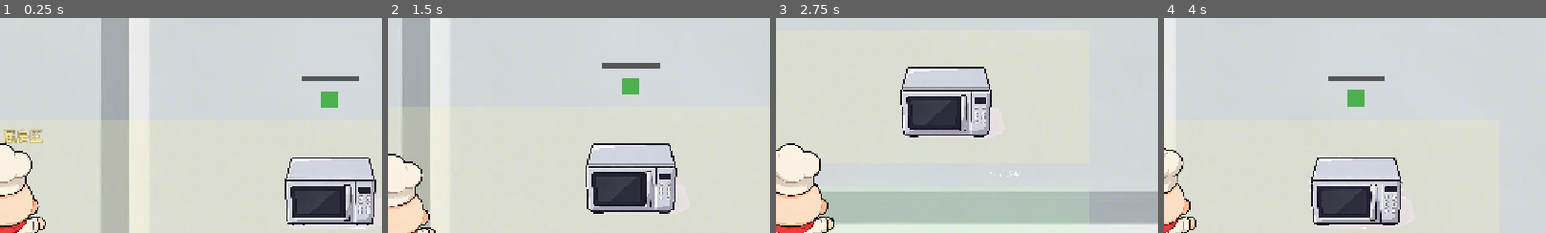
Above: before the commit, frames 1-4 (left to right).
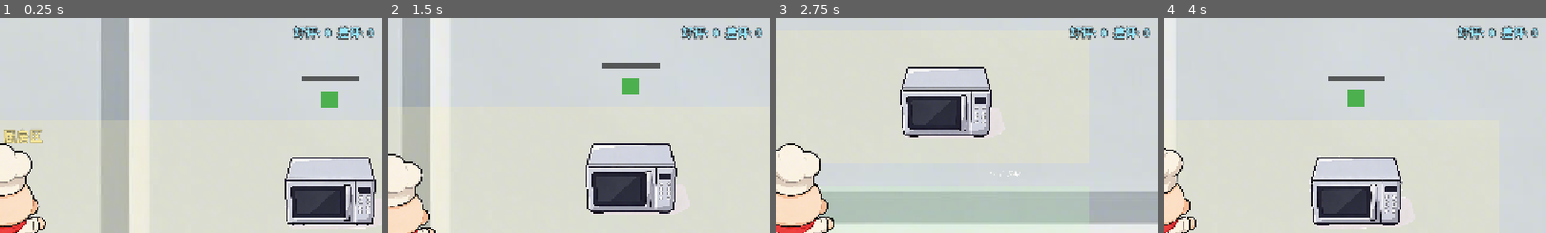
Above: after the commit, the same moments.

Repository: 408Survivor/order_rush
Game: Godot game, scene res://scenes/MainScene.tscn
Two runs of this game, one before a commit and one after it. Both use one fixed random seed, a clock stepped at 60 frames per second and the inputs below.
Inputs:
- Up to frame 1 (0.25 s): no input
- Up to frame 2 (1.5 s): tap Enter at 0.5 s; hold D (move_right) 0.53-1.28 s; hold Space (interact) 0.53-1.28 s; hold S (move_down) from 1.28 s (still down); tap Space (interact) at 1.35 s
- Up to frame 3 (2.75 s): release S (move_down) at 2.03 s; hold D (move_right) from 2.03 s (still down); hold Space (interact) from 2.03 s (still down)
- Up to frame 4 (4 s): release D (move_right) at 2.78 s; release Space (interact) at 2.78 s; hold W (move_up) 2.78-3.53 s; tap Space (interact) at 2.85 s; hold A (move_left) from 3.53 s (still down); hold Space (interact) from 3.53 s (still down)
The pictures show only the part of the screen within x 50-100%, y 7-57%; the shares and areas given below are measured in that part.

The runs differ from the first frame. In frame 1, 0.9% of the frame differs, in the area x 76-98%, y 3-11%; in frame 2, 0.9%; in frame 3, 0.9%; in frame 4, 0.9%.

Commit message:
feat: P2 订单系统——订单队列/耐心值/完成超时差评 (#20)

Diff:
--- a/scenes/MainScene.tscn
+++ b/scenes/MainScene.tscn
@@ -135,3 +135,20 @@
 theme_override_font_sizes/font_size = 28
 text = "营业额: 0"
 horizontal_alignment = 2
+
+[node name="ReviewLabel" type="Label" parent="RevenueHUD"]
+anchor_left = 1.0
+anchor_top = 0.0
+anchor_right = 1.0
+anchor_bottom = 0.0
+offset_left = -300.0
+offset_top = 56.0
+offset_right = -16.0
+offset_bottom = 90.0
+grow_horizontal = 0
+theme_override_colors/font_color = Color(0.6, 0.9, 1, 1)
+theme_override_colors/font_outline_color = Color(0, 0, 0, 0.8)
+theme_override_constants/outline_size = 5
+theme_override_font_sizes/font_size = 20
+text = "好评: 0  差评: 0"
+horizontal_alignment = 2
--- a/scripts/autoload/GameStateManager.gd
+++ b/scripts/autoload/GameStateManager.gd
@@ -1,7 +1,8 @@
 ## 文件: scripts/autoload/GameStateManager.gd
-## 职责: 全局游戏状态管理，Phase 1 维护订单状态与营业额
+## 职责: 全局游戏状态管理，P2 维护订单队列（多单）、耐心值、评分与营业额
 ## 依赖: 无
 ## 注意: 后续阶段会扩展为包含经济、天数、角色等状态；@tool 使编辑器进程（冒烟测试）可访问
+## P2: 耐心倒计时由本管理器驱动（tick_patience），编辑器进程拦截自动 tick（冒烟测试手动推进）
 
 @tool
 extends Node
@@ -9,14 +10,22 @@
 # ==================== 信号 ====================
 ## 当订单状态变化时发出（供UI和调试面板监听）
 signal order_state_changed(order_id: int, new_state: int)
-## 订单完成结算时发出（P1 交付成功即结算）
+## 订单完成结算时发出（交付成功即结算）
 signal order_completed(order_id: int, revenue: int)
+## 订单超时失败时发出（P2 新增，供 CustomerManager 让顾客离店）
+signal order_failed(order_id: int)
 ## 营业额变化时发出（供 HUD 更新）
 signal revenue_changed(total: int)
+## 好评/差评数变化时发出（P2 评分，供 HUD 更新）
+signal reviews_changed(good: int, bad: int)
 
 # ==================== 常量 ====================
-const MAX_CONCURRENT_ORDERS := 1  # Phase 1 只支持1单
-const DISH_PRICE := 20            ## 宫保鸡丁单价（P1 固定价）
+const MAX_CONCURRENT_ORDERS := 3  # P2: 最多同时 3 单（与 max_queue=3 对齐）
+const DISH_PRICE := 20            ## 宫保鸡丁单价（P2 固定价）
+## 菜品类型 → 显示名映射（头顶订单标记/HUD 用；P7 多菜品时扩展）
+const DISH_NAMES := {
+	"kungpao": "宫保鸡丁",
+}
 
 # ==================== 枚举 ====================
 enum OrderState {
@@ -30,17 +39,25 @@
 
 # ==================== 状态变量 ====================
 ## 当前活跃订单列表
-## 结构: [{ id: int, state: OrderState, customer_id: int, dish_type: String }]
+## 结构: [{ id: int, state: OrderState, customer_id: int, dish_type: String,
+##         patience_left: float, patience_total: float }]
 var active_orders: Array[Dictionary] = []
 
-## 累计营业额（P1 交付成功累加）
+## 累计营业额（交付成功累加）
 var revenue := 0
 
+## 好评数（订单完成 +1）与差评数（订单超时 +1），P2 评分
+var good_reviews := 0
+var bad_reviews := 0
+
+## 订单耐心时长（秒），运行时可调（调试/测试用）
+var patience_time := 30.0
+
 var _next_order_id := 1
 
 # ==================== 订单管理 ====================
 
-## 生成一个新订单
+## 生成一个新订单（P2: 自动附带耐心倒计时）
 ## 输入: customer_id (int), dish_type (String)
 ## 输出: int (order_id)
 ## 副作用: 添加订单到 active_orders，发出 order_state_changed
@@ -57,12 +74,14 @@
 		"state": OrderState.PENDING,
 		"customer_id": customer_id,
 		"dish_type": dish_type,
+		"patience_left": patience_time,
+		"patience_total": patience_time,
 		"created_at": Time.get_time_dict_from_system()
 	}
 	active_orders.append(order)
 	order_state_changed.emit(order_id, OrderState.PENDING)
 
-	print_rich("[color=green]Order %d created: %s[/color]" % [order_id, dish_type])
+	print_rich("[color=green]Order %d created: %s (patience %.1fs)[/color]" % [order_id, dish_type, patience_time])
 	return order_id
 
 
@@ -114,22 +133,73 @@
 func get_active_order_count() -> int:
 	return active_orders.size()
 
-
-## 订单交付成功：计入营业额并发出 order_completed（P1 结算入口）
+## 菜品类型 → 显示名（未知类型回退为类型 id，防御）
+func get_dish_display_name(dish_type: String) -> String:
+	return DISH_NAMES.get(dish_type, dish_type)
+
+
+## 订单交付成功：计入营业额与好评并发出 order_completed（结算入口）
 ## 输入: order_id (int)
 ## 输出: bool（是否成功结算）
-## 副作用: revenue 累加，订单移除，发出 order_completed / revenue_changed
+## 副作用: revenue 累加，好评 +1，订单移除，发出 order_completed / revenue_changed / reviews_changed
 func complete_order(order_id: int) -> bool:
 	for i in range(active_orders.size()):
 		if active_orders[i]["id"] == order_id:
 			active_orders.remove_at(i)
 			revenue += DISH_PRICE
+			good_reviews += 1
 			order_completed.emit(order_id, DISH_PRICE)
 			revenue_changed.emit(revenue)
-			print_rich("[color=green]Order %d completed! Revenue: %d (total %d)[/color]" % [order_id, DISH_PRICE, revenue])
+			reviews_changed.emit(good_reviews, bad_reviews)
+			print_rich("[color=green]Order %d completed! Revenue: %d (total %d), good review (+1)[/color]" % [order_id, DISH_PRICE, revenue])
 			return true
 	push_warning("complete_order: order %d not found" % order_id)
 	return false
+
+## 订单超时失败：差评 +1，订单移除（P2 超时/差评入口）
+## 输入: order_id (int)
+## 输出: bool（是否成功标记失败）
+## 副作用: 差评 +1，订单移除，发出 order_failed / reviews_changed
+func fail_order(order_id: int) -> bool:
+	for i in range(active_orders.size()):
+		if active_orders[i]["id"] == order_id:
+			active_orders.remove_at(i)
+			bad_reviews += 1
+			order_failed.emit(order_id)
+			reviews_changed.emit(good_reviews, bad_reviews)
+			print_rich("[color=red]Order %d failed (patience expired)! Bad review (+1)[/color]" % order_id)
+			return true
+	push_warning("fail_order: order %d not found" % order_id)
+	return false
+
+# ==================== 耐心值（P2） ====================
+
+## 每帧推进所有活跃订单的耐心倒计时（运行模式由 _process 调用，测试手动调用）
+## 输入: delta (float) 秒
+## 输出: int（本次超时的订单数）
+## 副作用: 超时订单被 fail_order
+## 注意: 在 _process 中调用（帧序晚于 _input 的交付栈），交付/超时不会同帧竞态；
+##       若将来交互逻辑挪到 _physics_process，需重新评估时序
+func tick_patience(delta: float) -> int:
+	var failed := 0
+	# 倒序遍历，避免 fail_order 移除元素影响索引
+	for i in range(active_orders.size() - 1, -1, -1):
+		var order := active_orders[i]
+		# 防御：SERVED/COMPLETED 为未来订单状态机的预留（当前完成/失败直接移除订单，
+		# 活跃订单的 state 实际始终为 PENDING）
+		if order["state"] == OrderState.SERVED or order["state"] == OrderState.COMPLETED:
+			continue
+		order["patience_left"] = maxf(order["patience_left"] - delta, 0.0)
+		if order["patience_left"] <= 0.0:
+			if fail_order(order["id"]):
+				failed += 1
+	return failed
+
+func _process(delta: float) -> void:
+	# @tool：编辑器进程（冒烟测试）不自动推进耐心，测试手动 tick_patience 控制时序
+	if Engine.is_editor_hint():
+		return
+	tick_patience(delta)
 
 
 # ==================== 调试辅助 ====================
--- a/scripts/entities/customer.gd
+++ b/scripts/entities/customer.gd
@@ -39,6 +39,9 @@
 
 var _leaving := false
 
+## 上次应用的耐心颜色（避免每帧 add_theme_color_override 分配开销）
+var _last_label_color := Color(-1, -1, -1, -1)
+
 # ==================== 生命周期 ====================
 
 func _ready() -> void:
@@ -58,13 +61,17 @@
 
 	if Engine.is_editor_hint():
 		# @tool：编辑器进程 PhysicsServer 不步进，move_and_slide 碰撞状态陈旧会传送；
-		# 冒烟测试环境直接朝目标位移（不重叠由槽位间距 220 > 碰撞直径 200 保证，
+		# 冒烟测试环境直接朝目标位移（不重叠由槽位间距 150 > 碰撞直径 130 保证，
 		# 物理碰撞留给运行模式兜底）
 		global_position = global_position.move_toward(queue_slot, move_speed * delta)
 		return
 
 	velocity = to_target.normalized() * move_speed
 	move_and_slide()
+
+func _process(_delta: float) -> void:
+	# 每帧刷新头顶订单显示（菜品 + 耐心剩余秒数 + 颜色），无副作用
+	_update_order_display()
 
 # ==================== 状态管理 ====================
 
@@ -83,13 +90,18 @@
 func is_waiting() -> bool:
 	return state == CustomerState.WAITING
 
-## 是否可接收成品菜（有订单且手持为成品菜）
+## 是否可接收成品菜（有订单、菜品匹配且手持为成品菜；P2 校验菜品类型）
 func can_accept_dish(item: Node2D) -> bool:
 	if state != CustomerState.WAITING:
 		return false
 	if order_id == -1:
 		return false
-	return item.is_in_group("dish")
+	if not item.is_in_group("dish"):
+		return false
+	var order := GameStateManager.get_order(order_id)
+	if order.is_empty():
+		return false  # 订单已移除（超时等），不可交付
+	return str(item.get("dish_type")) == str(order["dish_type"])
 
 ## 接收成品菜：物品销毁，状态置 SERVED，发出 served 信号（管理器结算）
 func receive_dish(dish: Node2D) -> void:
@@ -101,13 +113,35 @@
 	print_rich("[color=green]Customer received dish (order #%d)[/color]" % order_id)
 	served.emit(dish)
 
-## 显示订单标记（队首头顶，供玩家识别服务对象）
+## 显示订单标记（头顶，供玩家识别服务对象；文本与耐心倒计时由 _process 每帧刷新）
 func set_order_label(text: String) -> void:
 	order_label.text = text
 	order_label.visible = true
 
 func clear_order_label() -> void:
 	order_label.visible = false
+
+# ==================== 耐心显示（P2） ====================
+
+## 每帧刷新头顶订单显示：菜品名 + 剩余秒数，颜色随耐心（>50% 绿 / >20% 黄 / 否则红）
+func _update_order_display() -> void:
+	if order_id == -1 or not order_label.visible:
+		return
+	var order := GameStateManager.get_order(order_id)
+	if order.is_empty():
+		return  # 订单已移除（如超时后等待离店），保持现状
+	var total: float = order["patience_total"]
+	var left: float = order["patience_left"]
+	var ratio := 1.0 if total <= 0.0 else left / total
+	order_label.text = "%s %ds" % [GameStateManager.get_dish_display_name(str(order["dish_type"])), int(ceil(left))]
+	var color := Color(0.5, 1.0, 0.5)  # >50% 绿
+	if ratio <= 0.5 and ratio > 0.2:
+		color = Color(1.0, 0.9, 0.3)   # ≤50% 黄
+	elif ratio <= 0.2:
+		color = Color(1.0, 0.3, 0.3)   # ≤20% 红
+	if color != _last_label_color:
+		order_label.add_theme_color_override("font_color", color)
+		_last_label_color = color
 
 ## 走向出口并离店（收菜后由管理器调用；离店时禁用碰撞，避免与补位顾客迎面卡住）
 func leave(exit_pos: Vector2) -> void:
--- a/scripts/entities/player_character.gd
+++ b/scripts/entities/player_character.gd
@@ -253,7 +253,7 @@
 				elif target.get("state") == 2:
 					text = ""  # 已服务完的顾客（离店中），无操作提示
 				else:
-					text = "[E] 交付（先服务队首）"
+					text = "[E] 交付（订单不符/无单）"
 			else:
 				text = "料理包需先加热"
 	else:
--- a/scripts/items/finished_dish.gd
+++ b/scripts/items/finished_dish.gd
@@ -1,7 +1,7 @@
 ## 文件: scripts/items/finished_dish.gd
 ## 职责: 成品菜（宫保鸡丁）——微波炉加热产物，可拾取、可交付给顾客
 ## 依赖: 无
-## 注意: 挂在 Area2D 上；交付判定看 is_in_group("dish")
+## 注意: 挂在 Area2D 上；交付判定看 is_in_group("dish")，菜品类型看 dish_type（P2 校验）
 
 @tool
 extends Area2D
@@ -9,6 +9,8 @@
 # ==================== 导出变量 ====================
 ## 显示名称（用于交互提示）
 @export var display_name := "宫保鸡丁"
+## 菜品类型（与订单 dish_type 匹配校验，P2；多菜品阶段扩展为枚举）
+@export var dish_type := "kungpao"
 
 # ==================== 生命周期 ====================
 
--- a/scripts/systems/customer_manager.gd
+++ b/scripts/systems/customer_manager.gd
@@ -42,6 +42,10 @@
 
 	spawn_timer.wait_time = spawn_interval
 	spawn_timer.timeout.connect(_on_spawn_timer_timeout)
+	# P2：订单超时 → 对应顾客离店（防重复连接：脚本重载/编辑器进程会多次 _ready；
+	# 注意：is_connected 防护在多 CustomerManager 实例下仅首个实例订阅，本项目单实例无碍）
+	if not GameStateManager.order_failed.is_connected(_on_order_failed):
+		GameStateManager.order_failed.connect(_on_order_failed)
 	# @tool：编辑器进程（含编辑器内部检查实例化）不启动定时生成，仅测试/运行时手动触发
 	if Engine.is_editor_hint():
 		spawn_timer.stop()
@@ -76,25 +80,26 @@
 
 # ==================== 队列管理 ====================
 
-## 顾客到达槽位后登记入队；队首到达时生成订单
+## 顾客到达槽位后登记入队；每位顾客到达即生成订单（P2 多单并发，不再仅队首）
 func _on_customer_arrived(customer: Node2D) -> void:
 	if customer in queue:
 		return
 	queue.append(customer)
 	print_rich("[color=green]Customer queued: #%d (total %d)[/color]" % [queue.size() - 1, queue.size()])
-	# 队首到达 → 生成订单（P1 仅宫保鸡丁，MAX_CONCURRENT_ORDERS=1）
-	if queue.size() == 1:
-		_create_order_for_front()
+	_create_order_for_customer(customer)
 
-## 为队首顾客生成订单
-func _create_order_for_front() -> void:
-	var front := get_front_customer()
-	if front == null:
+## 为单个顾客生成订单（到达即下单；已有订单则跳过）
+## 注意: 前置条件 max_queue <= MAX_CONCURRENT_ORDERS（当前 3==3），下单失败仅作防御日志
+func _create_order_for_customer(customer: Node2D) -> void:
+	if customer.get("order_id") != -1:
 		return
-	var order_id := GameStateManager.create_order(front.get_instance_id(), "kungpao")
+	var order_id := GameStateManager.create_order(customer.get_instance_id(), "kungpao")
 	if order_id != -1:
-		front.order_id = order_id
-		front.set_order_label("宫保鸡丁")
+		customer.order_id = order_id
+		customer.set_order_label("宫保鸡丁")
+		print_rich("[color=cyan]Order #%d bound to customer %s[/color]" % [order_id, customer.name])
+	else:
+		push_warning("CustomerManager: 下单失败（并发订单已满），顾客 %s 将无单等待" % customer.name)
 
 ## 队首顾客（当前服务对象），空队返回 null
 func get_front_customer() -> Node2D:
@@ -106,27 +111,38 @@
 func get_queue_count() -> int:
 	return queue.size()
 
-## 移除顾客（服务完成/离开时调用，issue #4 使用）
+## 移除顾客（服务完成/离开时调用）
 func remove_customer(customer: Node2D) -> void:
 	var idx := queue.find(customer)
 	if idx != -1:
 		queue.remove_at(idx)
 	print_rich("[color=yellow]Customer removed (left in queue: %d)[/color]" % queue.size())
 
-## 顾客收菜后：结算订单 → 顾客离店 → 队列补位
+## 顾客收菜后：结算订单（好评）→ 顾客离店 → 队列补位
 ## 注意：served 信号带 (dish) 参数 + bind(customer) → 回调签名 (dish, customer)
+## P2：每位顾客到达即下单，补位顾客已有订单，无需重建
 func _on_customer_served(_dish: Node2D, customer: Node2D) -> void:
 	if customer.order_id != -1:
 		GameStateManager.complete_order(customer.order_id)
 		customer.order_id = -1
-	# 从队列移除（队首）
+	# 从队列移除（交付后离店，无需区分是否队首）
 	remove_customer(customer)
 	# 顾客走向出口离店
 	customer.leave(_spawn_point.global_position)
-	# 队列补位：剩余顾客前移一格，新队首生成新订单
+	# 队列补位：剩余顾客前移一格（新队首已有订单）
 	_shift_queue()
-	if not queue.is_empty():
-		_create_order_for_front()
+
+## 订单超时失败：找到对应顾客 → 离店 → 补位（P2 差评路径）
+func _on_order_failed(order_id: int) -> void:
+	for customer in queue:
+		if customer.get("order_id") == order_id:
+			customer.order_id = -1
+			customer.clear_order_label()
+			remove_customer(customer)
+			customer.leave(_spawn_point.global_position)
+			_shift_queue()
+			print_rich("[color=red]Customer %s left due to failed order #%d[/color]" % [customer.name, order_id])
+			return
 
 ## 队列补位：queue[i] 走向槽位 i（队首 = 柜台）
 func _shift_queue() -> void:
--- a/scripts/ui/revenue_hud.gd
+++ b/scripts/ui/revenue_hud.gd
@@ -1,14 +1,26 @@
 ## 文件: scripts/ui/revenue_hud.gd
-## 职责: 营业额 HUD：监听 GameStateManager.revenue_changed 显示当前营业额
+## 职责: 顶部 HUD：营业额 + 好评/差评（P2 评分），监听 GameStateManager 信号
 ## 依赖: GameStateManager (autoload)
 
 extends CanvasLayer
 
 @onready var revenue_label: Label = $RevenueLabel
+@onready var review_label: Label = $ReviewLabel
 
 func _ready() -> void:
-	GameStateManager.revenue_changed.connect(_on_revenue_changed)
+	# 防重复连接（热重载/编辑器进程多次 _ready 时避免双回调）
+	if not GameStateManager.revenue_changed.is_connected(_on_revenue_changed):
+		GameStateManager.revenue_changed.connect(_on_revenue_changed)
+	if not GameStateManager.reviews_changed.is_connected(_on_reviews_changed):
+		GameStateManager.reviews_changed.connect(_on_reviews_changed)
 	revenue_label.text = "营业额: %d" % GameStateManager.revenue
+	review_label.text = _review_text()
 
 func _on_revenue_changed(total: int) -> void:
 	revenue_label.text = "营业额: %d" % total
+
+func _on_reviews_changed(good: int, bad: int) -> void:
+	review_label.text = _review_text()
+
+func _review_text() -> String:
+	return "好评: %d  差评: %d" % [GameStateManager.good_reviews, GameStateManager.bad_reviews]
Not shown, changed: addons/smoke_test/smoke_plugin.gd
